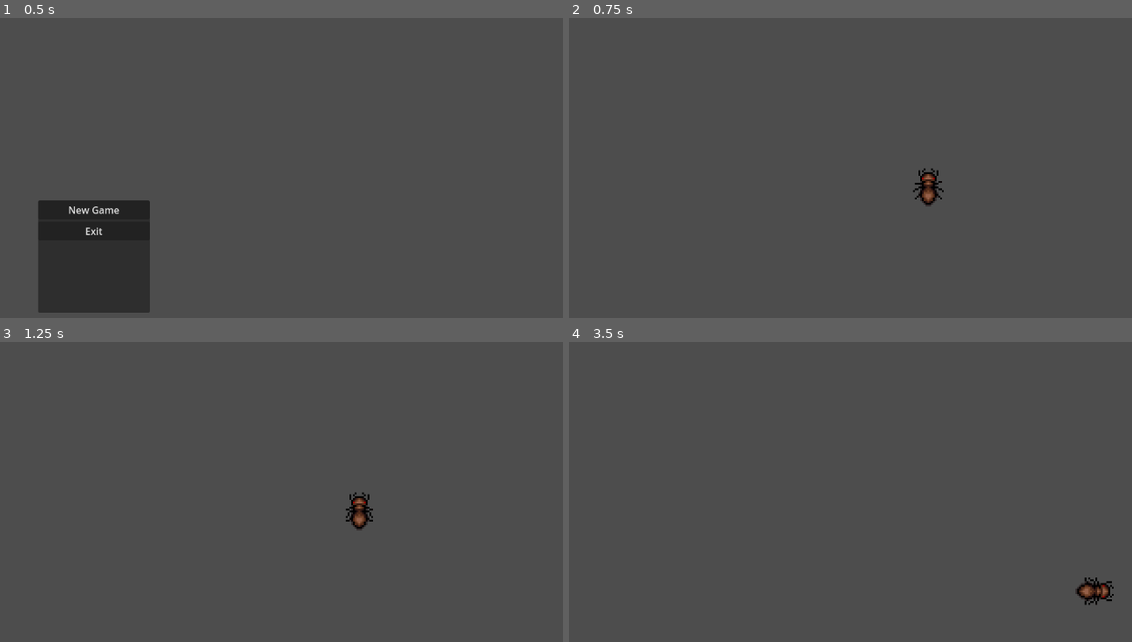
Above: before the commit, frames 1-4 (two rows, left to right).
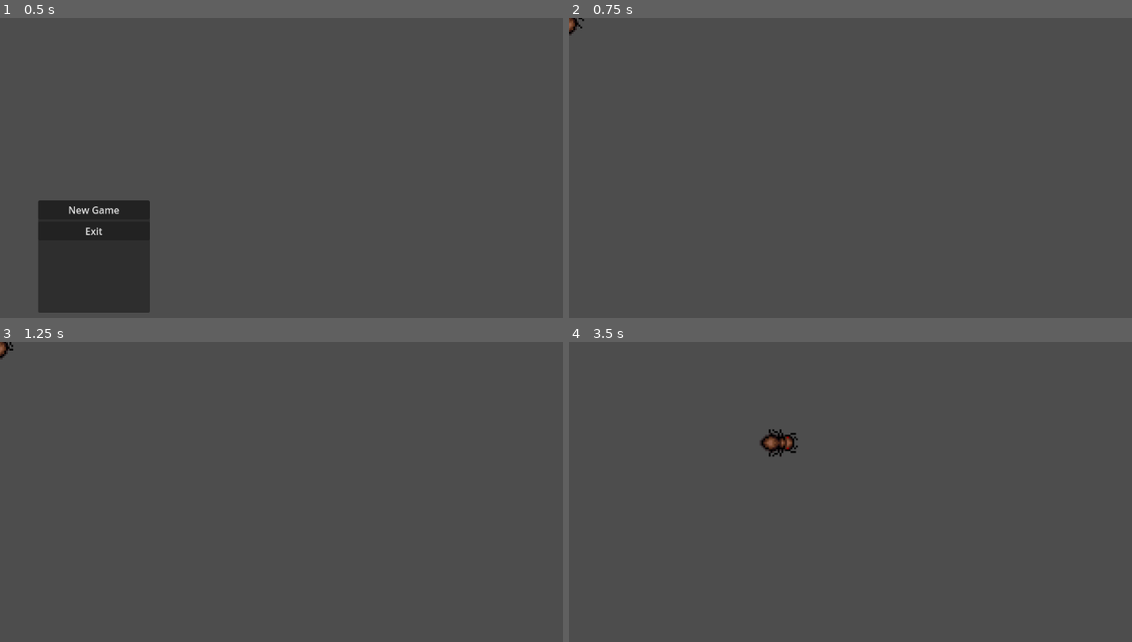
Above: after the commit, the same moments.

Repository: olferuk/gmtk-gamejam-2025
Game: Godot game, scene res://scenes/menus/main_menu.tscn
Two runs of this game, one before a commit and one after it. Both use one fixed random seed, a clock stepped at 60 frames per second and the inputs below.
Inputs:
- Up to frame 1 (0.5 s): no input
- Up to frame 2 (0.75 s): click "New Game" at 0.5 s
- Up to frame 3 (1.25 s): no input
- Up to frame 4 (3.5 s): hold Right (ui_right) 1.28-2.03 s; hold Down (ui_down) 2.03-2.78 s; hold Right (ui_right) from 2.78 s (still down)

Frame 1 is identical in both runs. In frame 2, 0.5% of the frame differs, in the area x 0-67%, y 0-63%; in frame 3, 0.5%; in frame 4, 0.8%, in the area x 33-97%, y 29-88%.

Commit message:
Ant centered; Const changed to var

Diff:
--- a/scenes/game_objects/player.tscn
+++ b/scenes/game_objects/player.tscn
@@ -57,14 +57,14 @@
 
 [node name="Player" type="CharacterBody2D"]
 script = ExtResource("1_ne3qo")
+SPEED = 250.0
 
 [node name="AnimatedSprite2D" type="AnimatedSprite2D" parent="."]
-position = Vector2(596, 264)
+position = Vector2(1, -19)
 sprite_frames = SubResource("SpriteFrames_pnyev")
 animation = &"walk"
 autoplay = "idle"
 frame_progress = 0.77818
 
 [node name="CollisionShape2D" type="CollisionShape2D" parent="."]
-position = Vector2(595, 283)
 shape = SubResource("CapsuleShape2D_h21u6")
--- a/src/player.gd
+++ b/src/player.gd
@@ -1,6 +1,6 @@
 extends CharacterBody2D
 
-const SPEED = 200.0
+@export var SPEED = 200.0
 
 @onready var animated_sprite = $AnimatedSprite2D
 
